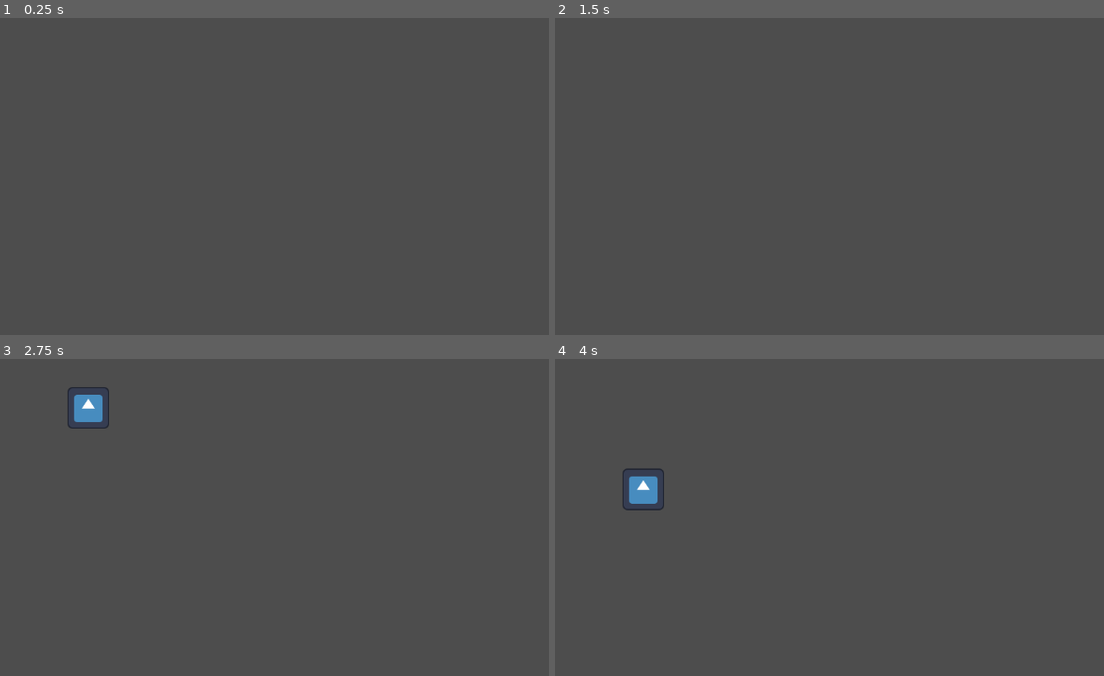
Above: before the commit, frames 1-4 (two rows, left to right).
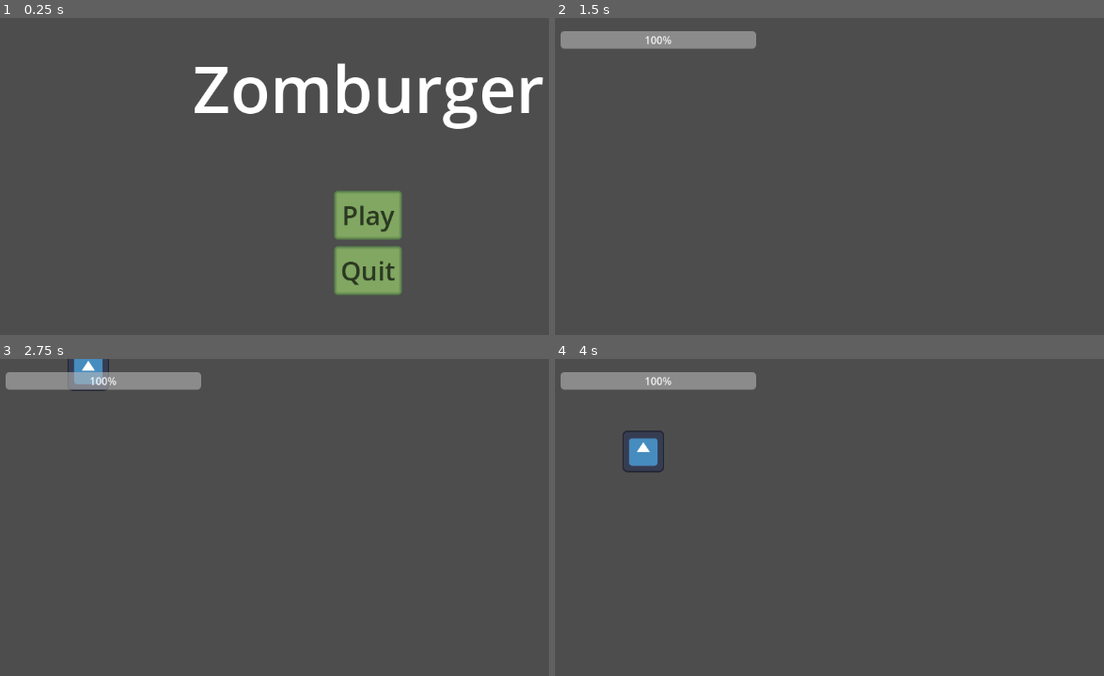
Above: after the commit, the same moments.

Repository: KeyraWebb/zomburger
Game: Godot game, scene res://Scenes/MainMenu.tscn
Two runs of this game, one before a commit and one after it. Both use one fixed random seed, a clock stepped at 60 frames per second and the inputs below. Before the commit the project starts from res://Scenes/zombie_attack_line.tscn. The engine's default icon, where the game draws it, is replaced by a stand-in: a white triangle on a blue panel in a dark square.
Inputs (mouse positions are in pixels of both pictures, inside the frame that each line leads up to):
- Up to frame 1 (0.25 s): no input
- Up to frame 2 (1.5 s): click (922, 214) at 0.5 s, where only the run after the commit has a clickable "Play"; tap Enter (ui_accept) at 1.25 s; hold Right (ui_right) from 1.28 s (still down)
- Up to frame 3 (2.75 s): keep holding Right (ui_right); tap Enter (ui_accept) at 1.52, 2.27 s
- Up to frame 4 (4 s): release Right (ui_right) at 2.78 s; hold Left (ui_left) 2.78-3.53 s; hold Right (ui_right) from 3.53 s (still down); tap Enter (ui_accept) at 3.77 s

The runs differ from the first frame. In frame 1, 7.5% of the frame differs, in the area x 35-99%, y 14-88%; in frame 2, 2.0%; in frame 3, 2.8%; in frame 4, 3.2%.

Commit message:
feat(Main Menu): Add functionality to the main menu buttons

Diff:
--- a/Scenes/MainMenu.tscn
+++ b/Scenes/MainMenu.tscn
@@ -47,3 +47,4 @@
 text = "Quit"
 
 [connection signal="pressed" from="VBoxContainer/Play" to="." method="_on_play_pressed"]
+[connection signal="pressed" from="VBoxContainer/Quit" to="." method="_on_quit_pressed"]
--- a/Scenes/main_menu.gd
+++ b/Scenes/main_menu.gd
@@ -9,4 +9,8 @@
 	pass # Replace with function body.
 
 func _on_play_pressed() -> void:
-	pass # Replace with function body.
+	get_tree().change_scene_to_file("res://Scenes/MainGame.tscn")
+
+
+func _on_quit_pressed() -> void:
+	get_tree().quit()
--- a/project.godot
+++ b/project.godot
@@ -11,6 +11,6 @@
 [application]
 
 config/name="zomburger"
-run/main_scene="uid://bfhcrglk7orcb"
+run/main_scene="uid://bjf52xtbevfl1"
 config/features=PackedStringArray("4.5", "Forward Plus")
 config/icon="res://icon.svg"
